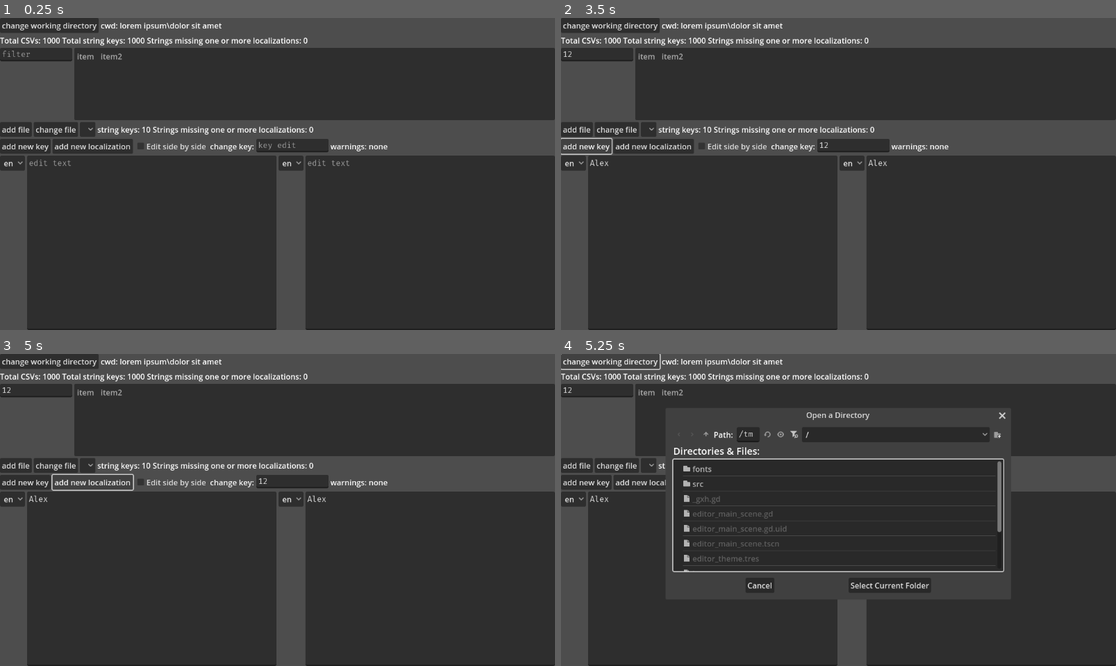
Above: before the commit, frames 1-4 (two rows, left to right).
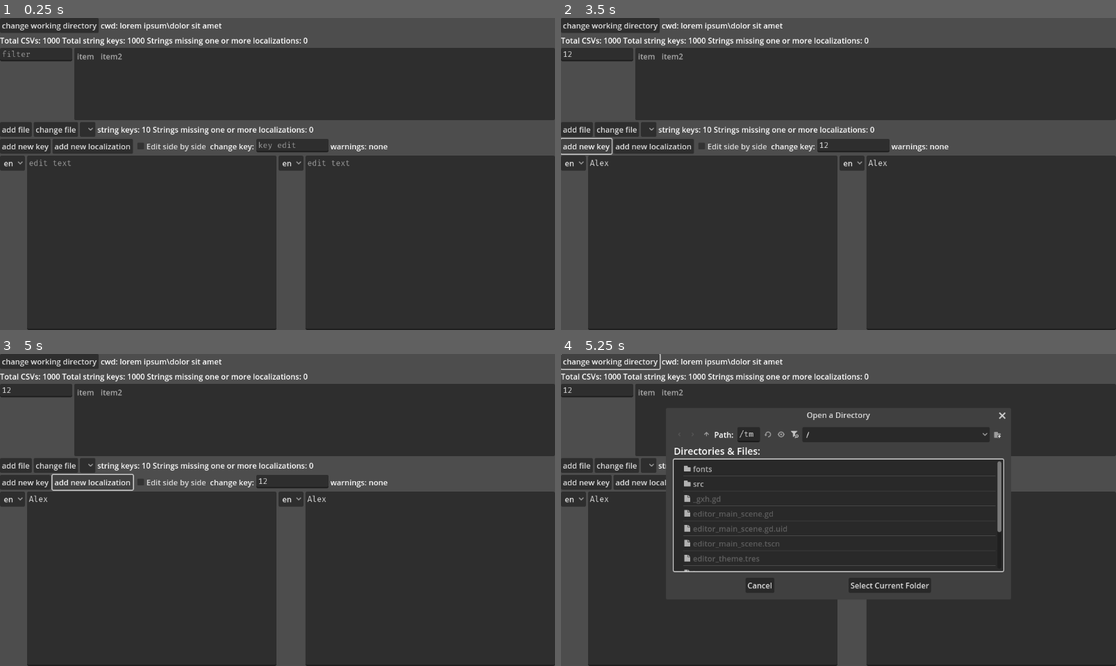
Above: after the commit, the same moments.

Repository: DazyLude/L10N-CSV-Editor
Game: Godot game, scene res://editor_main_scene.tscn
Two runs of this game, one before a commit and one after it. Both use one fixed random seed, a clock stepped at 60 frames per second and the inputs below.
Inputs (mouse positions are in pixels of both pictures, inside the frame that each line leads up to):
- Up to frame 1 (0.25 s): no input
- Up to frame 2 (3.5 s): click (599, 55) at 0.52 s; type "12" at 0.6 s; click (855, 145) at 0.75 s; type "12" at 0.83 s; click (710, 242) at 0.98 s; type "Alex" at 1.07 s; click (993, 242) at 1.27 s; type "Alex" at 1.35 s; click "add new key" at 2 s; click "add new key" at 2.75 s
- Up to frame 3 (5 s): click "add new localization" at 3.5 s; click "add new localization" at 4.25 s
- Up to frame 4 (5.25 s): click "change working directory" at 5 s

Frames 1-3 are identical in both runs. In frame 4, 0.8% of the frame differs, in the area x 18-56%, y 18-70%.

Commit message:
more file data shenanigans

Diff:
--- a/src/FileData.gd
+++ b/src/file_data.gd
@@ -4,6 +4,9 @@
 
 const PH_LOC_PREFIX := "unknown_locale";
 const FIRST_CELL_VALUE := "key";
+const BACKUP_LOCATION := "user://backups";
+
+
 var undo_methods : Dictionary[int, Callable] = {
 	FileChange.FILE_CREATED: Callable(),
 	FileChange.FILE_DELETED: Callable(),
@@ -15,7 +18,7 @@
 	FileChange.CHANGE_KEY: un_change_key,
 	FileChange.CHANGE_VALUE: un_change_translation,
 
-	FileChange.REMOVE_KEY: Callable(),
+	FileChange.REMOVE_KEY: un_remove_key,
 	FileChange.REMOVE_LOCALE: Callable(),
 }
 var redo_methods : Dictionary[int, Callable] = {
@@ -29,20 +32,150 @@
 	FileChange.CHANGE_KEY: re_change_key,
 	FileChange.CHANGE_VALUE: re_change_translation,
 
-	FileChange.REMOVE_KEY: Callable(),
+	FileChange.REMOVE_KEY: re_remove_key,
 	FileChange.REMOVE_LOCALE: Callable(),
 }
 
 
+## an absolute path to the file
 var path : String;
 var data : Dictionary[String, PackedStringArray];
 var header : PackedStringArray;
 
 var changes : Array[FileChange] = [];
 var changes_position : int = 0;
+var on_disk_position : int = 0;
+var on_disk_data_hash : int = 0;
 
 var marked_for_deletion : bool = false;
 var marked_for_move : String = "";
+
+
+func get_backup_file_path() -> String:
+	if not DirAccess.dir_exists_absolute(BACKUP_LOCATION):
+		DirAccess.make_dir_absolute(BACKUP_LOCATION);
+
+	var dir_handle = DirAccess.open(BACKUP_LOCATION);
+	if dir_handle == null:
+		push_error("error when looking for backup directory (%s): " % path, error_string(dir_handle.get_open_error()));
+		return "";
+
+	var files = dir_handle.get_files();
+	for file in files:
+		if get_backup_owner_path(file) == path and path != "":
+			return file;
+
+	# file not found, creating a new one
+	var path_hash := "%s" % hash(path);
+	if path_hash in files: # you won a lottery
+		if not FileAccess.file_exists(get_backup_owner_path(path_hash)):
+			# original backup onwer doesn't exist anymore, yoink
+			OS.move_to_trash(BACKUP_LOCATION.path_join(path_hash));
+			return BACKUP_LOCATION.path_join(path_hash);
+		return BACKUP_LOCATION.path_join(make_filename_unique(path_hash, files));
+
+	return BACKUP_LOCATION.path_join(path_hash);
+
+
+func make_filename_unique(file : String, other_files : PackedStringArray) -> String:
+	var temp_file_name := file;
+	var fail_counter := 1;
+
+	while temp_file_name in other_files:
+		temp_file_name = file + "(%d)" % fail_counter;
+		fail_counter += 1;
+
+	return temp_file_name;
+
+
+func get_backup_owner_path(backup_path: String) -> String:
+	var file_handle = FileAccess.open(backup_path, FileAccess.READ);
+	if file_handle == null:
+		push_error("error when looking for backup file (%s): " % path, error_string(file_handle.get_open_error()));
+		return "";
+	var header := file_handle.get_csv_line();
+	file_handle.close();
+	if header.size() == 0:
+		return "";
+
+	return header[0];
+
+
+## backs up changes between on_disk_position and changes_position
+func backup_changes() -> Error:
+	var backup_path = get_backup_file_path();
+	var handle = FileAccess.open(backup_path, FileAccess.WRITE);
+	if handle == null:
+		push_error("error when saving backup file (%s): " % path, error_string(handle.get_open_error()));
+		return handle.get_open_error();
+
+	handle.store_csv_line(PackedStringArray([path, "%s" % on_disk_data_hash]));
+	for i in range(on_disk_position, changes_position):
+		var change := changes[i];
+		var stored_array := PackedStringArray([change.type]);
+		stored_array.append_array(change.data);
+		handle.store_csv_line(stored_array);
+
+	return handle.get_error();
+
+
+## loads back up from disk and applies changes
+func restore_changes() -> Error:
+	var backup_path = get_backup_file_path();
+	if not FileAccess.file_exists(backup_path): # no backup to load
+		return OK;
+
+	var handle = FileAccess.open(backup_path, FileAccess.READ);
+	if handle == null:
+		push_error("error when loading backup file (%s): " % path, error_string(handle.get_open_error()));
+		return handle.get_open_error();
+
+	var header = handle.get_csv_line();
+	var data_hash = header[1];
+	if int(data_hash) != hash(data):
+		push_error("backup out of sync with file data, truncating");
+		handle.close();
+		backup_changes();
+
+	while handle.get_position() < handle.get_length():
+		var line = handle.get_csv_line();
+		var change_type = int(line[0]);
+		var change_data = line.slice(1);
+		var change = FileChange.new(change_type, change_data);
+		register_change(change);
+
+	changes_position = on_disk_position;
+	while redo() == OK:
+		pass;
+
+	return OK;
+
+
+## returns null if the file exists already or when failed creating one
+static func create_file(path: String) -> FileData:
+	var file_data = FileData.new();
+	file_data.path = path;
+
+	if FileAccess.file_exists(path):
+		return null;
+
+	var handle = FileAccess.open(path, FileAccess.WRITE);
+	if handle == null:
+		push_error("error when creating new file (%s): " % path, error_string(handle.get_open_error()));
+		return null;
+
+	var change = FileChange.new(FileChange.FILE_CREATED, PackedStringArray());
+	file_data.register_change(change);
+
+	return file_data;
+
+
+func un_create_file(path: String) -> void:
+	marked_for_deletion = true;
+
+
+func re_create_file(path: String) -> void:
+	marked_for_deletion = false;
 
 
 static func open_at(path: String) -> FileData:
@@ -68,17 +201,25 @@
 		file_data.data[line[0]] = line.slice(1);
 
 	handle.close();
+	file_data.restore_changes();
+
 	return file_data;
 
 
 func save_current() -> Error:
-	if changes.is_empty():
+	if changes.is_empty() or on_disk_position == changes_position:
 		return OK;
+
+	if marked_for_deletion:
+		return OS.move_to_trash(path);
 
 	var handle = FileAccess.open(path, FileAccess.WRITE);
 	if handle == null:
 		push_error("error when opening file (%s): " % path, error_string(handle.get_open_error()));
 		return FileAccess.get_open_error();
+
+	on_disk_position = changes_position;
+	on_disk_data_hash = hash(data);
 
 	var full_header := PackedStringArray([FIRST_CELL_VALUE]);
 	full_header.append_array(header);
@@ -89,6 +230,8 @@
 		full_line.append_array(data[key]);
 		full_line.resize(full_header.size());
 		handle.store_csv_line(full_header);
+
+	backup_changes();
 
 	return handle.get_error();
 
@@ -151,7 +294,7 @@
 
 
 ## returns FAILED if locale not present in the filedata.
-func change_translation(key: String, locale: String, new_value: String) -> Error:
+func change_translation(locale: String, key: String, new_value: String) -> Error:
 	var old_value = get_translation(key, locale);
 	if old_value == new_value:
 		return OK;
@@ -162,12 +305,8 @@
 
 	var change = FileChange.new(FileChange.CHANGE_VALUE, PackedStringArray([locale, key, old_value, new_value]));
 	register_change(change);
-
-	var translations : PackedStringArray = data.get(key, PackedStringArray());
-	if translations.size() <= locale_idx:
-		translations.resize(locale_idx + 1);
-
-	translations[locale_idx] = new_value;
+	re_change_translation(change);
+
 	return OK;
 
 
@@ -188,7 +327,10 @@
 	var new_value = change.data[3];
 
 	var locale_idx := header.find(locale);
-	var translations = data[key];
+
+	var translations : PackedStringArray = data.get(key, PackedStringArray());
+	if translations.size() <= locale_idx:
+		translations.resize(locale_idx + 1);
 
 	translations[locale_idx] = new_value;
 
@@ -251,10 +393,26 @@
 	if not data.has(key):
 		return OK;
 
-	var translations = data[key]
-
-
-	return OK;
+	var translations := data[key];
+	for s in translations: # <=> .any(func(s): return s != "")
+		if s != "":
+			return FAILED;
+
+	var change = FileChange.new(FileChange.REMOVE_KEY, PackedStringArray([key]));
+	register_change(change);
+
+	data.erase(key);
+	return OK;
+
+
+func un_remove_key(change: FileChange) -> void:
+	var key = change.data[0];
+	data[key] = PackedStringArray();
+
+
+func re_remove_key(change: FileChange) -> void:
+	var key = change.data[0];
+	data.erase(key);
 
 
 func add_locale() -> void:
@@ -265,11 +423,11 @@
 	pass;
 
 
-func create_file() -> void:
+func delete_file() -> void:
 	pass;
 
 
-func delete_file() -> void:
+func move_file() -> void:
 	pass;
 
 
Renamed: src/FileData.gd.uid -> src/file_data.gd.uid
